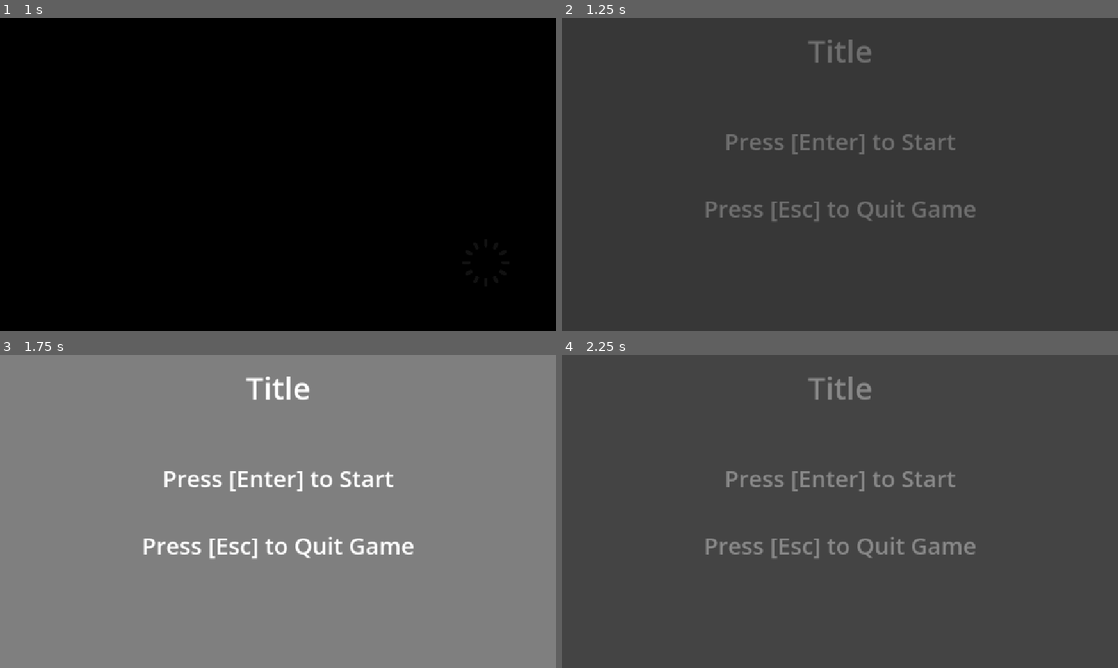
Above: before the commit, frames 1-4 (two rows, left to right).
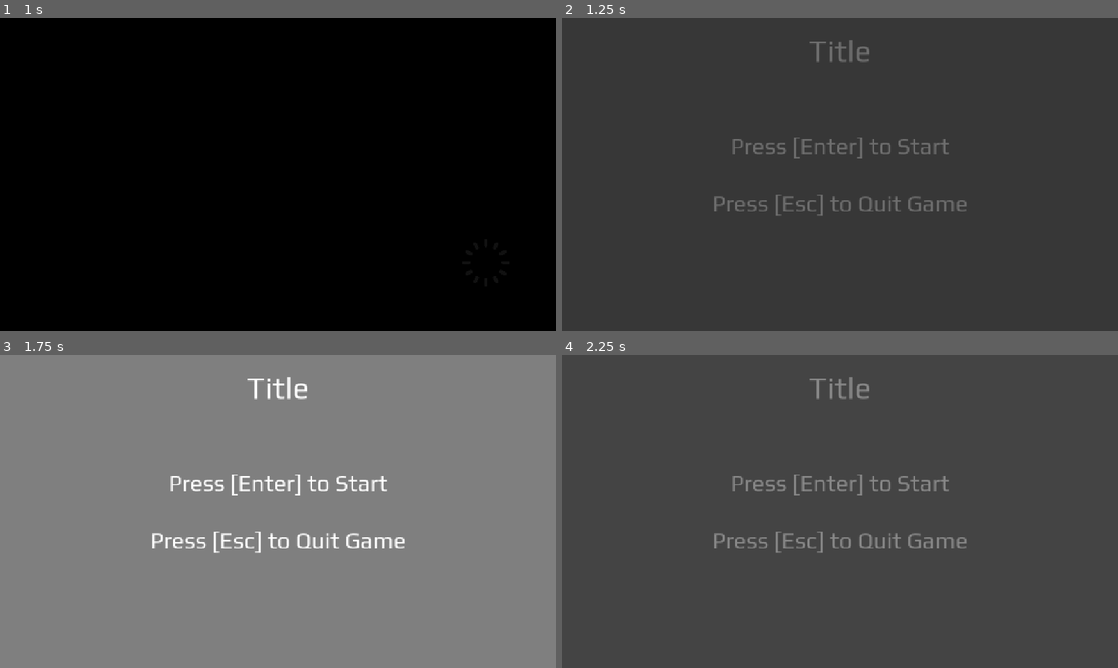
Above: after the commit, the same moments.

Repository: BB-69/_godot_template
Game: Godot game, scene res://Scenes/_empty.tscn
Two runs of this game, one before a commit and one after it. Both use one fixed random seed, a clock stepped at 60 frames per second and the inputs below. Sound files missing from this copy of the repository are replaced by a short silence.
Inputs:
- Up to frame 1 (1 s): tap Enter (ui_accept) at 0.5, 0.77 s
- Up to frame 2 (1.25 s): no input
- Up to frame 3 (1.75 s): tap Enter (ui_accept) at 1.25, 1.52 s
- Up to frame 4 (2.25 s): tap Enter (ui_accept) at 2 s

Frame 1 is identical in both runs. In frame 2, 2.4% of the frame differs, in the area x 26-75%, y 6-65%; in frame 3, 3.1%, in the area x 25-75%, y 6-66%; in frame 4, 2.6%.

Commit message:
Added 'Play' Font

Diff:
--- a/project.godot
+++ b/project.godot
@@ -27,6 +27,10 @@
 
 window/stretch/mode="canvas_items"
 
+[gui]
+
+theme/custom_font="uid://c7c3oji68e0i5"
+
 [rendering]
 
 renderer/rendering_method="gl_compatibility"
Binary file added: Assets/Font/Play-Bold.ttf
Not shown, added: Assets/Font/Play-Bold.ttf.import
Binary file added: Assets/Font/Play-Regular.ttf
Not shown, added: Assets/Font/Play-Regular.ttf.import
Not shown, changed: Exports/Linux/template_game.html.pck
Not shown, changed: Exports/Web/template_game.html
Not shown, changed: Exports/Web/template_game.pck
Not shown, changed: Exports/Windows/template_game.console.exe
Not shown, changed: Exports/Windows/template_game.exe
Not shown, changed: Exports/Windows/template_game.pck
